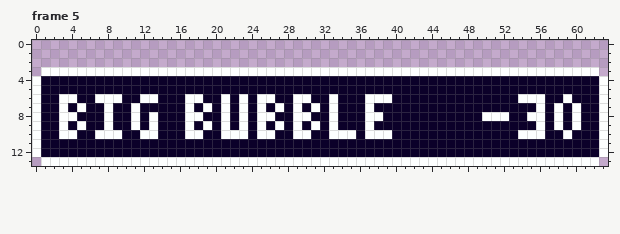
Pixel-art file: assets/ui/buttons/buy/medium/button-buy-medium.aseprite. Above: the version before the commit.
64x14 pixels, 5 frames. Shown: frame 5. The commit also changed other frames, which this record leaves out.
Once edited:
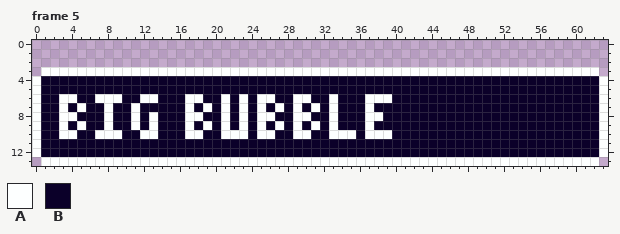
Palette (. is transparent): A #fdffff  B #0b0029
The exact change:
Frame 5, layer "Layer 2":
The edit turns colour A into colour B in row 6 at x 54 to 56 and 59; in row 7 at x 56, 58 and 60; in row 8 at x 50 to 52, 55 to 56, 58 and 60; in row 9 at x 56, 58 and 60; in row 10 at x 54 to 56 and 59.
Where, in picture pixels (left, top, right, bottom), the same in both pictures:
changed: (482, 94, 581, 139)
